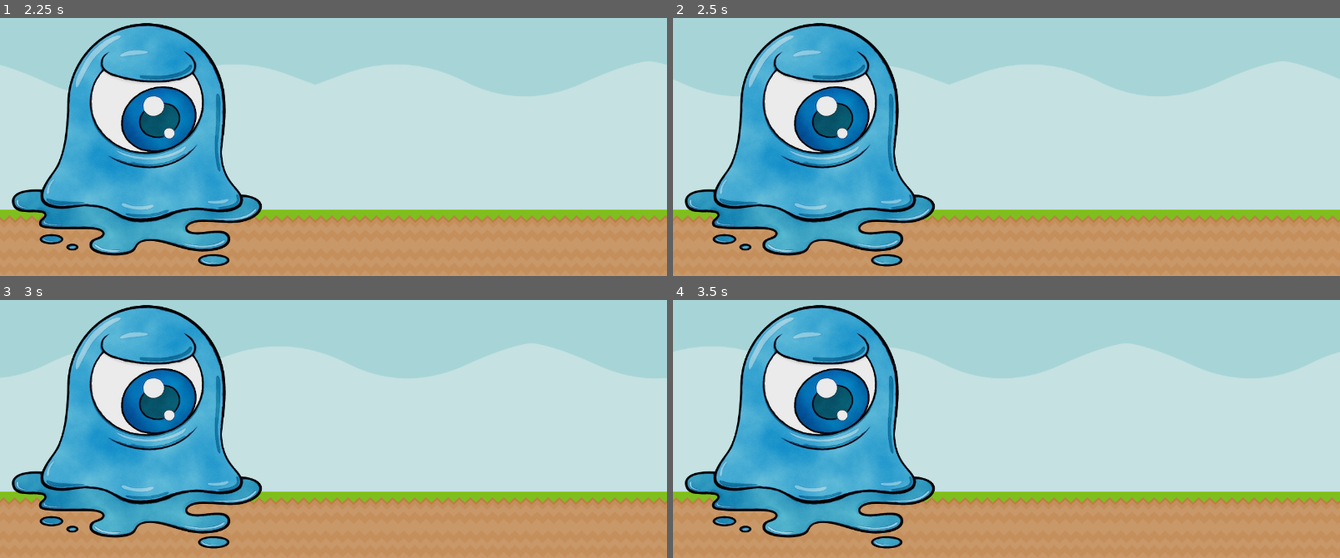
Above: before the commit, frames 1-4 (two rows, left to right).
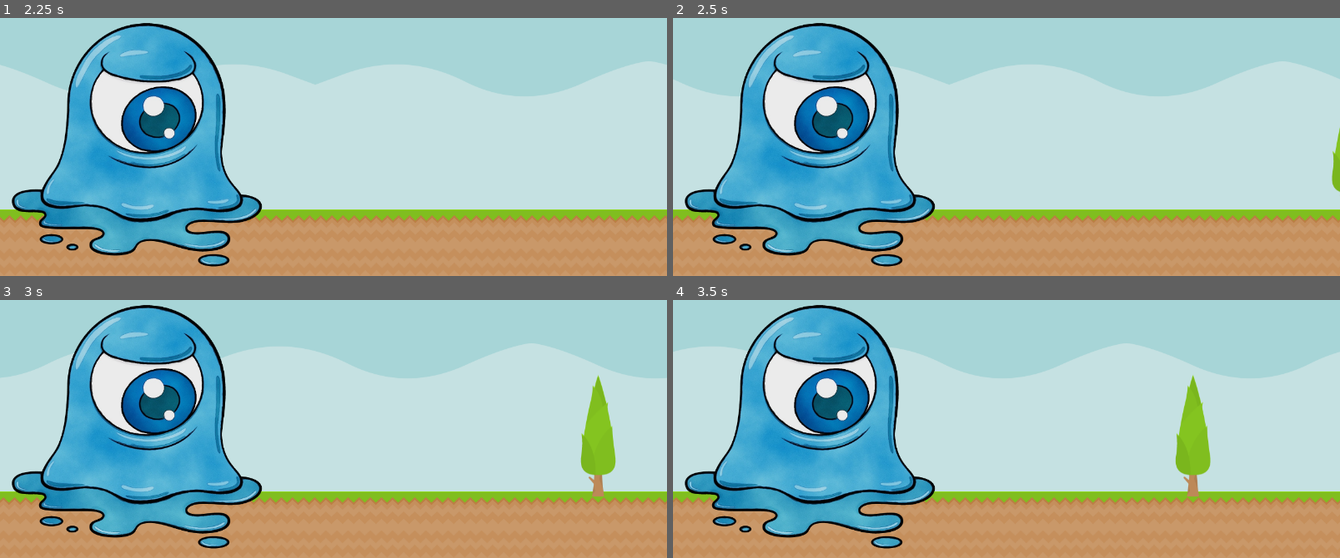
Above: after the commit, the same moments.

Repository: henrikp/mass_destruction
Game: Godot game, scene res://scenes/main_game.tscn
Same seed, same stepped clock (60 frames per second), same inputs: the game is played once before the commit and once after it. This scene is started directly instead of the project's main scene.
Inputs:
- Up to frame 1 (2.25 s): tap Enter (ui_accept) at 0.5, 0.77, 1.52 s; hold Right (ui_right) 0.53-2.03 s; hold Left (ui_left) from 2.03 s (still down)
- Up to frame 2 (2.5 s): keep holding Left (ui_left)
- Up to frame 3 (3 s): release Left (ui_left) at 2.78 s; hold Right (ui_right) from 2.78 s (still down)
- Up to frame 4 (3.5 s): keep holding Right (ui_right); tap Enter (ui_accept) at 3.02 s

Frame 1 is identical in both runs. In frame 2, 0.2% of the frame differs, in the area x 98-100%, y 42-68%; in frame 3, 1.5%, in the area x 87-93%, y 29-77%; in frame 4, 1.5%.

Commit message:
Added the object spawner
It randomly picks between the three scenes, the frequency and so on needs messing with but it's functional

Diff:
--- /dev/null
+++ b/scenes/forest_tree.tscn
@@ -0,0 +1,17 @@
+[gd_scene load_steps=3 format=3 uid="uid://tnt6exj7ntav"]
+
+[ext_resource type="Texture2D" uid="uid://cxcxn8y8ue8qe" path="res://assets/images/obstacles/foliagePack_004.png" id="1_d8wor"]
+
+[sub_resource type="CapsuleShape2D" id="CapsuleShape2D_thi20"]
+radius = 52.0
+height = 288.0
+
+[node name="Forest_Tree" type="StaticBody2D"]
+
+[node name="CollisionShape2D" type="CollisionShape2D" parent="."]
+position = Vector2(0, -144)
+shape = SubResource("CapsuleShape2D_thi20")
+
+[node name="Sprite2D" type="Sprite2D" parent="."]
+position = Vector2(0, -144)
+texture = ExtResource("1_d8wor")
--- /dev/null
+++ b/scenes/forest_tree_1.tscn
@@ -0,0 +1,17 @@
+[gd_scene load_steps=3 format=3 uid="uid://kun24wb7tqta"]
+
+[ext_resource type="Texture2D" uid="uid://csrtup15xglr2" path="res://assets/images/obstacles/foliagePack_005.png" id="1_vloip"]
+
+[sub_resource type="CapsuleShape2D" id="CapsuleShape2D_7cxok"]
+radius = 52.0
+height = 210.0
+
+[node name="forest_tree_1" type="StaticBody2D"]
+
+[node name="CollisionShape2D" type="CollisionShape2D" parent="."]
+position = Vector2(0, -99)
+shape = SubResource("CapsuleShape2D_7cxok")
+
+[node name="Sprite2D" type="Sprite2D" parent="."]
+position = Vector2(0, -102)
+texture = ExtResource("1_vloip")
--- /dev/null
+++ b/scenes/forest_tree_2.tscn
@@ -0,0 +1,17 @@
+[gd_scene load_steps=3 format=3 uid="uid://bfhljv1i1qsgn"]
+
+[ext_resource type="Texture2D" uid="uid://b0rxejvhk4lie" path="res://assets/images/obstacles/foliagePack_011.png" id="1_olv5b"]
+
+[sub_resource type="CapsuleShape2D" id="CapsuleShape2D_57r3m"]
+radius = 34.0
+height = 208.0
+
+[node name="forest_tree_2" type="StaticBody2D"]
+
+[node name="CollisionShape2D" type="CollisionShape2D" parent="."]
+position = Vector2(0, -102)
+shape = SubResource("CapsuleShape2D_57r3m")
+
+[node name="Sprite2D" type="Sprite2D" parent="."]
+position = Vector2(0, -117)
+texture = ExtResource("1_olv5b")
--- a/scenes/main_game.gd
+++ b/scenes/main_game.gd
@@ -1,19 +1,27 @@
 extends Node
 
-const PLAYER_STARTING_POSITION : = Vector2i(277,446)
+const PLAYER_STARTING_POSITION := Vector2i(277,446)
 const CAMERA_STARTING_POSITION := Vector2i(640,360)
 
 var forest_ground_scene: PackedScene = preload("res://scenes/forest_ground.tscn")
 var ground_types := [forest_ground_scene]
-var ground_generated : Array
 var last_ground
+var ground_height : int
+
+var forest_tree: PackedScene = preload("res://scenes/forest_tree.tscn")
+var forest_tree_1: PackedScene = preload("res://scenes/forest_tree_1.tscn")
+var forest_tree_2: PackedScene = preload("res://scenes/forest_tree_2.tscn")
+var forest_tree_types := [forest_tree,forest_tree_1,forest_tree_2]
+var last_obstacle
+
+var objects_generated_array : Array
 
 var speed:float
 const START_SPEED:float = 5
 #const MAX_SPEED:int = 25
 var screen_size : Vector2i
 
-var ground_children_debug
+#var ground_children_debug
 
 func _ready():
 	screen_size = get_window().size
@@ -25,9 +33,14 @@
 	$Camera2D.position = CAMERA_STARTING_POSITION
 	$"Ground/forest ground".position = Vector2i(0,720)
 	last_ground = $"Ground/forest ground"
+	ground_height = last_ground.get_node("Sprite2D").texture.get_height()
 
 func _process(_delta):
 	speed = START_SPEED
+
+	if get_node("Obstacles").get_child_count() == 0:
+		generate_obs()
+
 
 	$Player.position.x += speed
 	$Camera2D.position.x += speed
@@ -36,14 +49,14 @@
 	if $Camera2D.position.x - last_ground.position.x > screen_size.x * 1.5 :
 		generate_floor()
 
-	#Deletes floors that have gone off the screen
-	for ground in ground_generated:
-		if ground.position.x < ($Camera2D.position.x - screen_size.x * 3):
-			remove_scene(ground)
+	#Deletes objects that have gone off the screen
+	for object in objects_generated_array:
+		if object.position.x < ($Camera2D.position.x - screen_size.x * 2.2):
+			remove_object(object)
 
 	#Debugging: counts the number of children in the Ground node and prints it to the log
-	ground_children_debug = get_node("Ground").get_child_count()
-	print(ground_children_debug)
+	#ground_children_debug = get_node("Ground").get_child_count()
+	#print(ground_children_debug)
 
 func generate_floor():
 	#The generates the floor 100 pixels off the right edge of the screen
@@ -52,8 +65,22 @@
 	get_node("Ground").add_child(new_ground)
 	new_ground.position = Vector2i($Camera2D.position.x + 128, 720)
 	last_ground = new_ground
-	ground_generated.append(new_ground)
+	objects_generated_array.append(new_ground)
 
-func remove_scene(scene):
-	scene.queue_free()
-	ground_generated.erase(scene)
+func generate_obs():
+	#Generates ground obstacles
+	var obstacle_type = forest_tree_types[randi() % forest_tree_types.size()]
+	var obs
+	obs = obstacle_type.instantiate()
+	var obs_height = obs.get_node("Sprite2D").texture.get_height()
+	var obs_scale = obs.get_node("Sprite2D").scale
+	var obs_x : int = $Camera2D.position.x + screen_size.x + 128
+	var obs_y : int = screen_size.y - ground_height + 10
+	last_obstacle = obs
+	obs.position = Vector2i(obs_x,obs_y)
+	get_node("Obstacles").add_child(obs)
+	objects_generated_array.append(obs)
+
+func remove_object(object):
+	object.queue_free()
+	objects_generated_array.erase(object)
--- a/scenes/main_game.tscn
+++ b/scenes/main_game.tscn
@@ -15,6 +15,8 @@
 [node name="forest ground" parent="Ground" instance=ExtResource("2_iv7as")]
 position = Vector2(0, 720)
 
+[node name="Obstacles" type="Node" parent="."]
+
 [node name="Player" parent="." instance=ExtResource("3_nxqv1")]
 position = Vector2(277, 446)
 
Binary file added: assets/images/obstacles/foliagePack_004.png
Not shown, added: assets/images/obstacles/foliagePack_004.png.import
Binary file added: assets/images/obstacles/foliagePack_005.png
Not shown, added: assets/images/obstacles/foliagePack_005.png.import
Binary file added: assets/images/obstacles/foliagePack_011.png
Not shown, added: assets/images/obstacles/foliagePack_011.png.import
